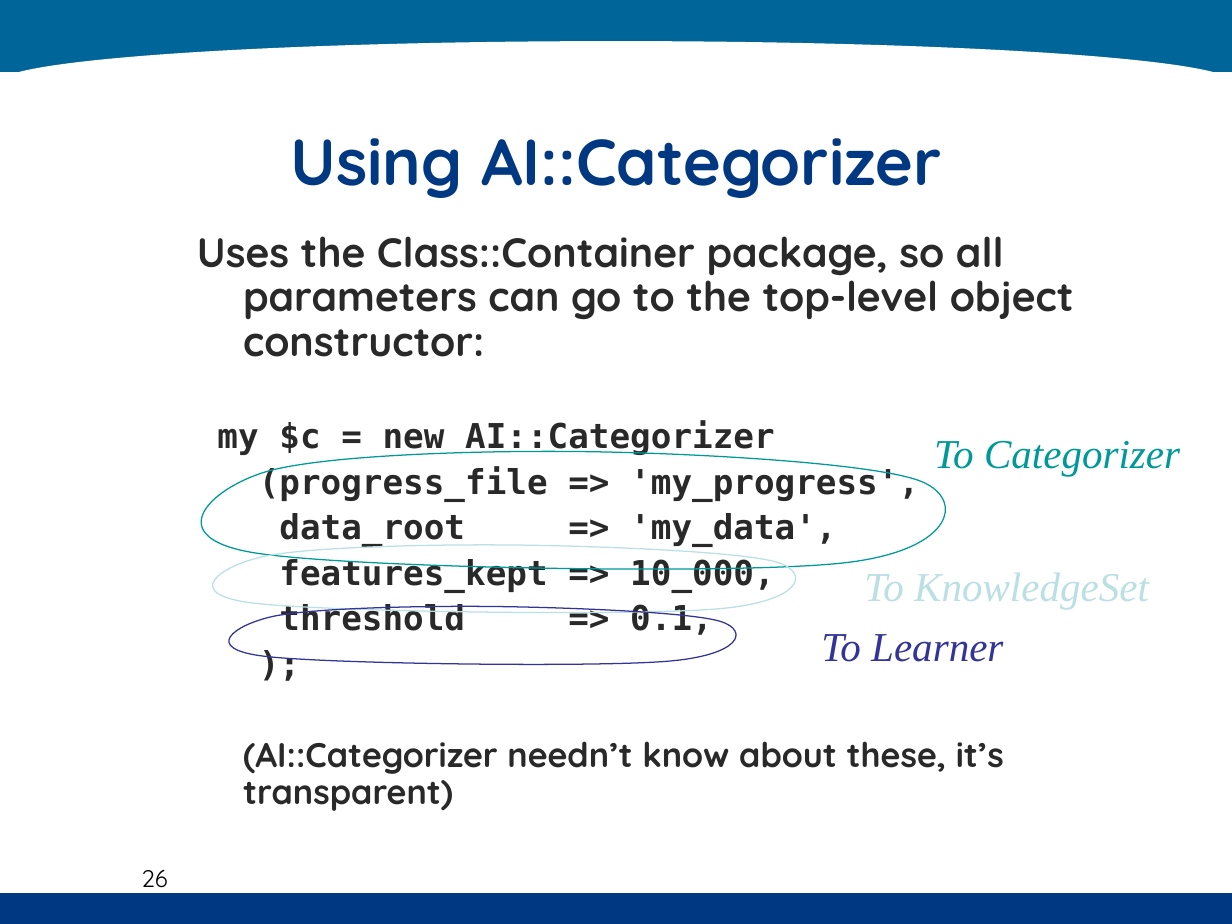
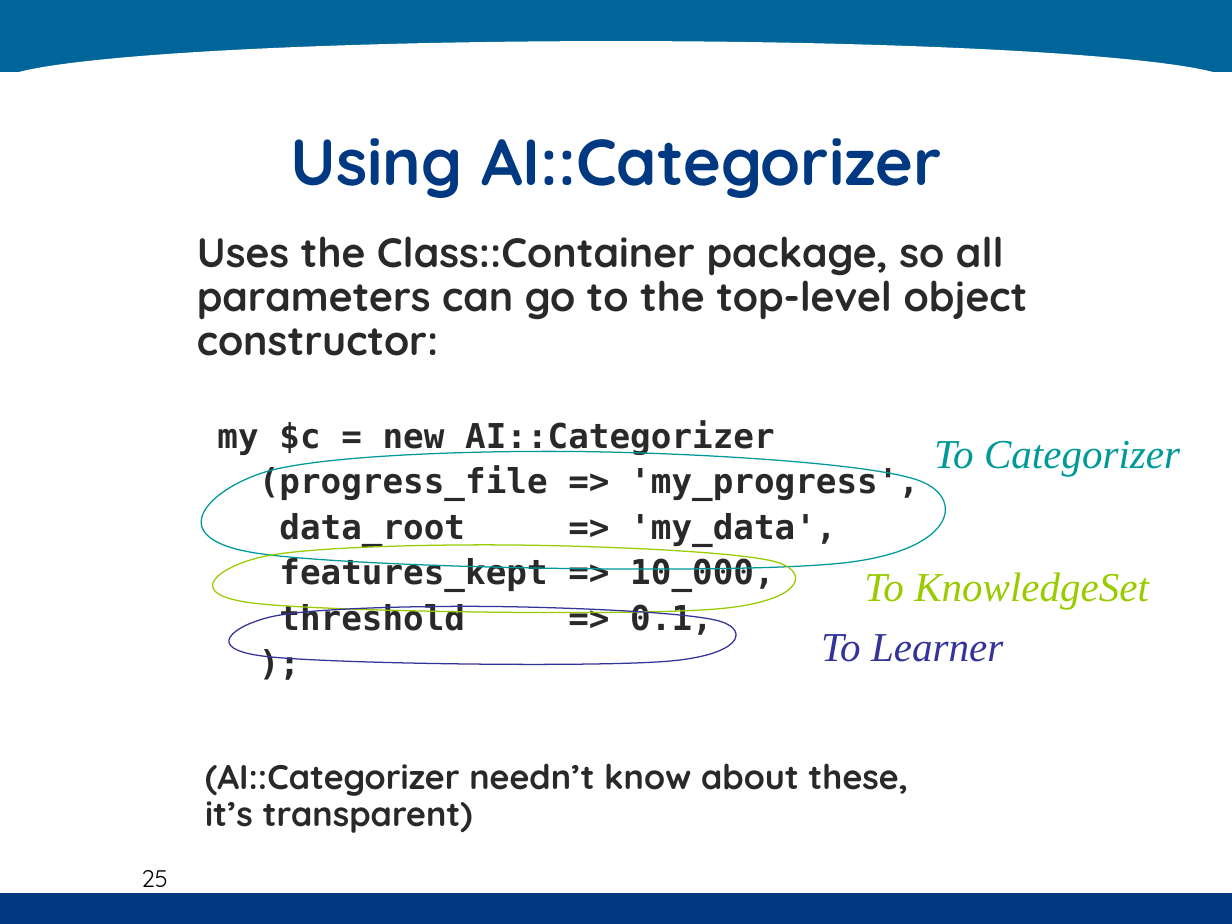
Before and after one commit to kenahoo/tcframe, a slide deck: slide 25 of doc/Thesis Seminar.ppt (slide 26 before the commit). Drawn at 1232x924 pixels with LibreOffice and Linux fonts; fonts in the diff are those of the drawing; background and template pictures are left out. Boxes give left, top, right and bottom in pixels: in the first picture for what was removed or moved away, otherwise in the second. Text is boxed around its words. In the diff, an @@ line names an element or a change of style, - is before the commit and + after.

```diff
--- a/doc/Thesis Seminar.ppt
+++ b/doc/Thesis Seminar.ppt
@@ text "Uses the Class::Container package, so ..." at (197,236,1028,635): indent changed @@
@@ freeform shape at (180,545,812,616): outline #BBE0E3 0.74 pt to #99CC00 0.74 pt @@
@@ text "To KnowledgeSet" at (864,572,1149,609): text colour #BBE0E3 to #99CC00 @@
@@ text at (243,741,1004,811): paragraph removed @@
-(AI::Categorizer needn’t know about these, it’s transparent)
@@ text added at (205,763,908,833), 20 pt, text #292929, bold @@
+(AI::Categorizer needn’t know about these, it’s transparent)
@@ page number at (141,870,168,894): text changed @@
-26
+25
```
Also in this commit, not shown: 7 other slides changed, 2 slides added, 2 slides removed.
